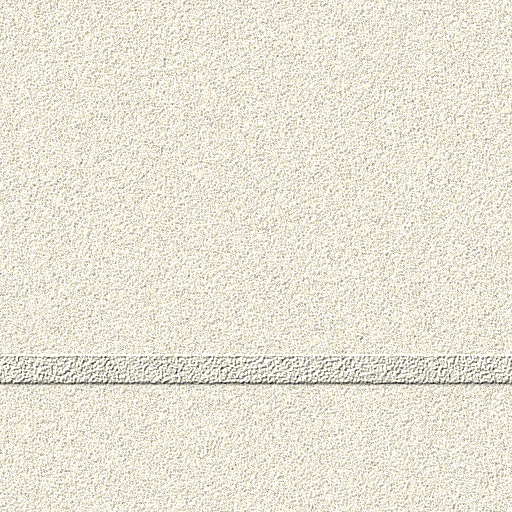
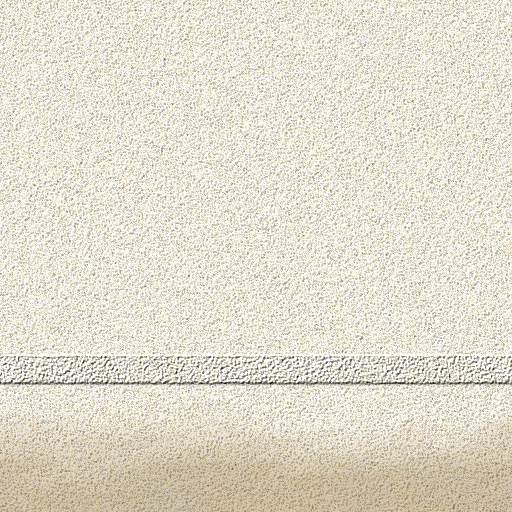
Before/after of a (512, 512) layered artwork. What changed in the layer stack:
added layer "dirt" (30%) above "red_2_noise copy" over left=0, top=363, right=512, bottom=512
